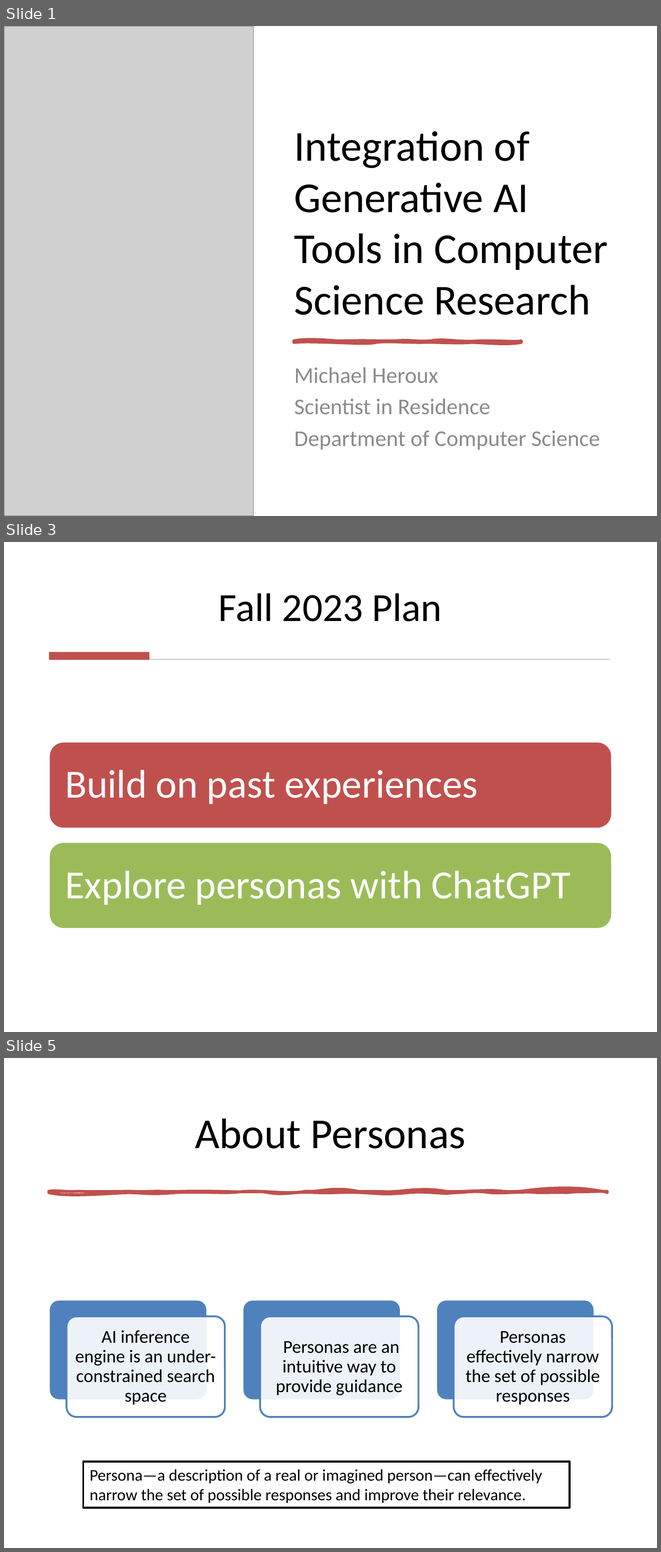
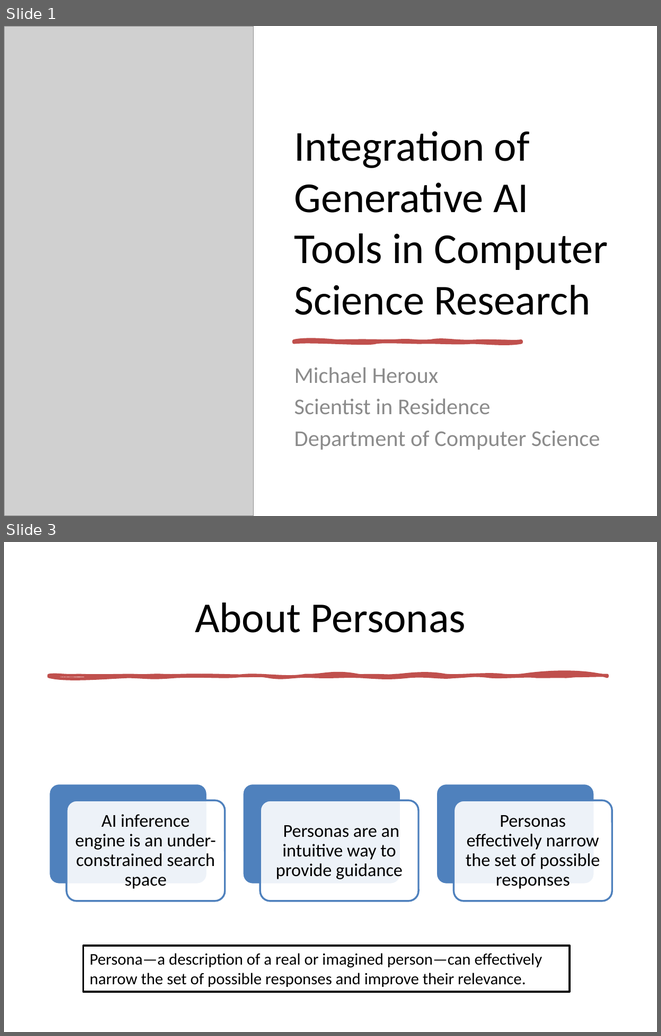
Before and after one commit to maherou/Teaching, a slide deck: files/CS373/GenerativeAITools/2023-09-Heroux-ScenariosPersonasContexts.pptx. Shown one above the other, each under a label of ours: slides 1, 3 and 5 before the commit, slides 1 and 3 after it; the slides between them are not shown. The pictures are 661x1552 and 661x1036 pixels, drawn with LibreOffice and Linux fonts; fonts in the diff are those of the drawing; grey boxes stand for pictures. Boxes give left, top, right and bottom in pixels: in the first picture for what was removed or moved away, otherwise in the second. Text is boxed around its words. In the diff, an @@ line names an element or a change of style, - is before the commit and + after.

```diff
--- a/files/CS373/GenerativeAITools/2023-09-Heroux-ScenariosPersonasContexts.pptx
+++ b/files/CS373/GenerativeAITools/2023-09-Heroux-ScenariosPersonasContexts.pptx
@@ slide 3 removed at [4, 542, 657, 1032], background #FFFFFF @@
@@ title removed at [219, 593, 442, 622] @@
-Fall 2023 Plan
@@ rectangle removed at [49, 652, 150, 660] @@
@@ rectangle removed at [50, 659, 610, 660] @@
@@ group removed at [49, 742, 612, 928]: 2 rounded rectangles, 2 texts @@
-Build on past experiences
-Explore personas with ChatGPT
@@ what was slide 5 is now slide 3 @@
```
Also in this commit, not shown: 1 other slide removed, 8 other files.
